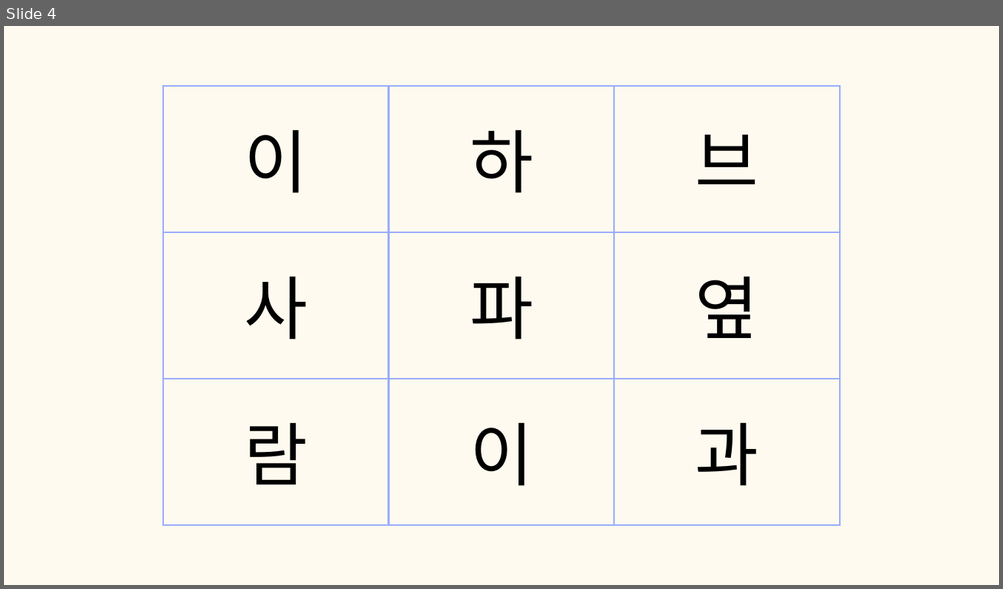
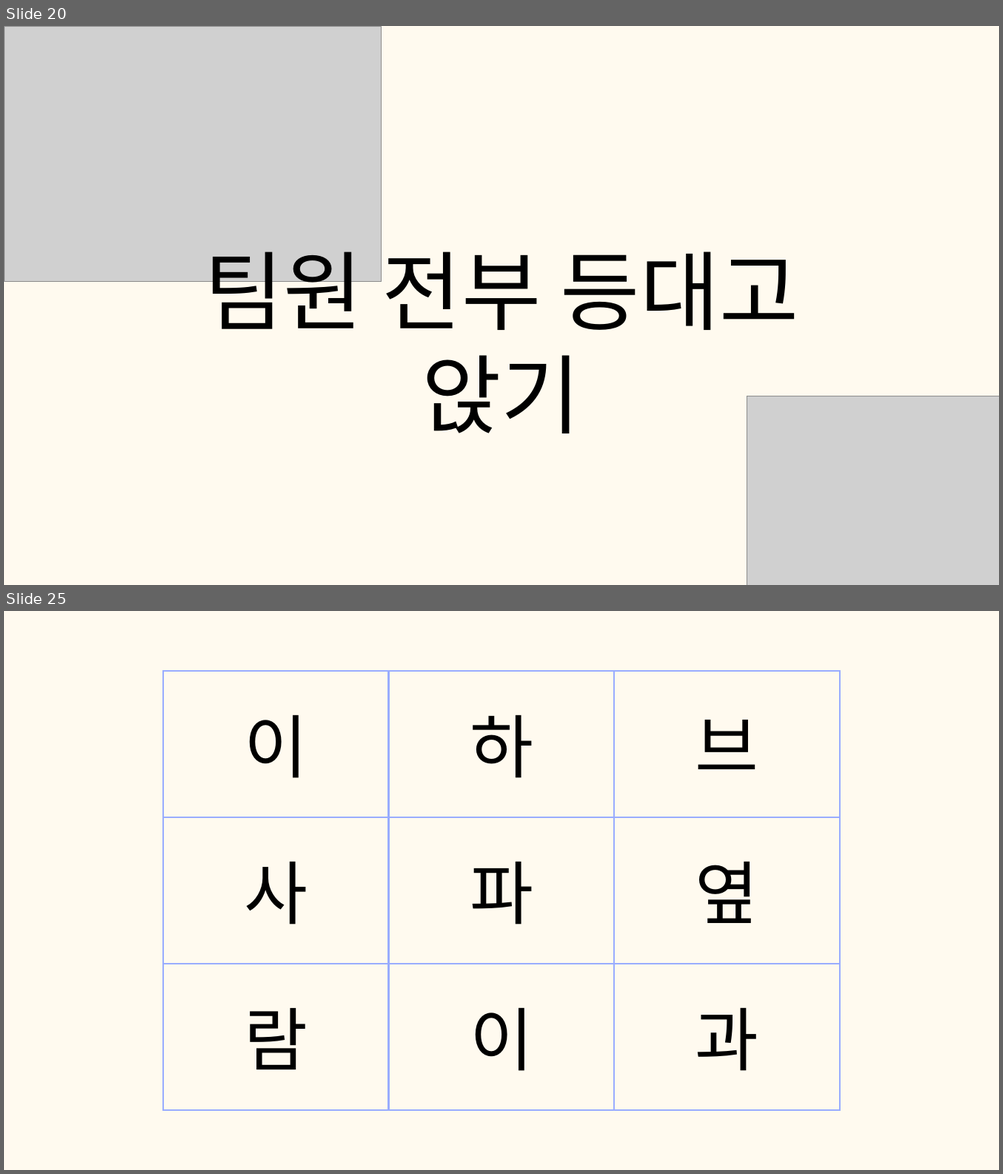
Before and after one commit to tkdgns25300/sunday_play, a slide deck: public/downloads/games/action-command/rules.pptx. Shown one above the other, each under a label of ours: slide 4 before the commit, slides 20 and 25 after it; the slides between them are not shown. The pictures are 1003x589 and 1003x1174 pixels, drawn with LibreOffice and Linux fonts; fonts in the diff are those of the drawing; grey boxes stand for pictures. Boxes give left, top, right and bottom in pixels: in the first picture for what was removed or moved away, otherwise in the second. Text is boxed around its words. In the diff, an @@ line names an element or a change of style, - is before the commit and + after.

```diff
--- a/public/downloads/games/action-command/rules.pptx
+++ b/public/downloads/games/action-command/rules.pptx
@@ slide 20 added at box(4, 26, 999, 585), background #FFFAEF @@
@@ picture added at box(4, 26, 381, 281) @@
@@ text added at box(204, 252, 799, 434), 125 pt, text #000000 @@
+팀원 전부 등대고 앉기
@@ picture added at box(746, 397, 999, 585) @@
@@ what was slide 4 is now slide 25 @@
```
Also in this commit, not shown: 1 slide changed, 20 other slides added, 2 other files.
